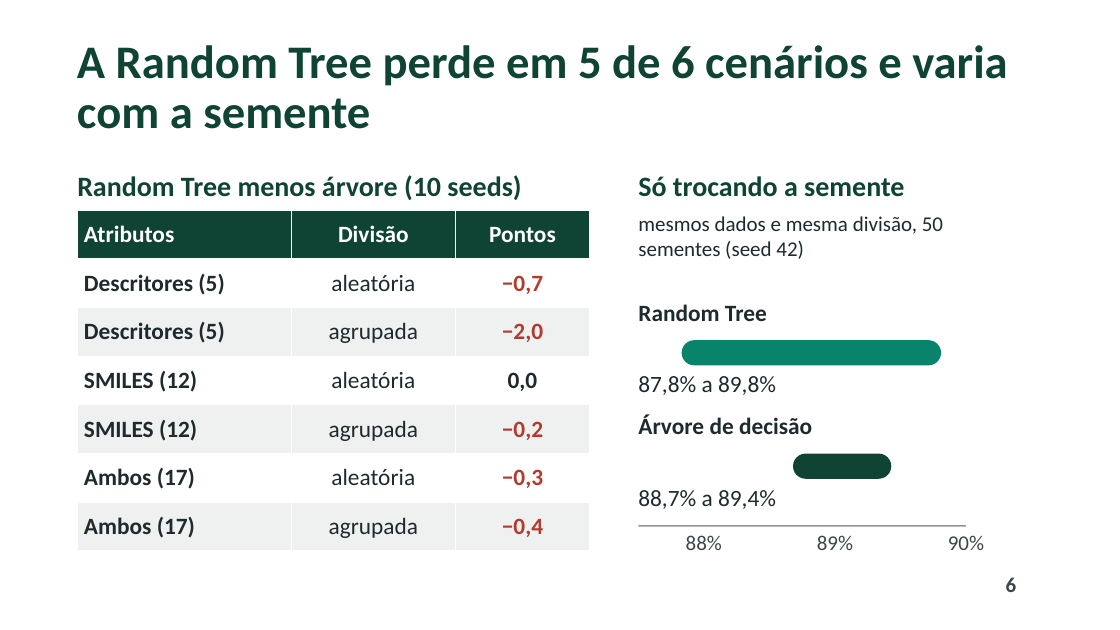
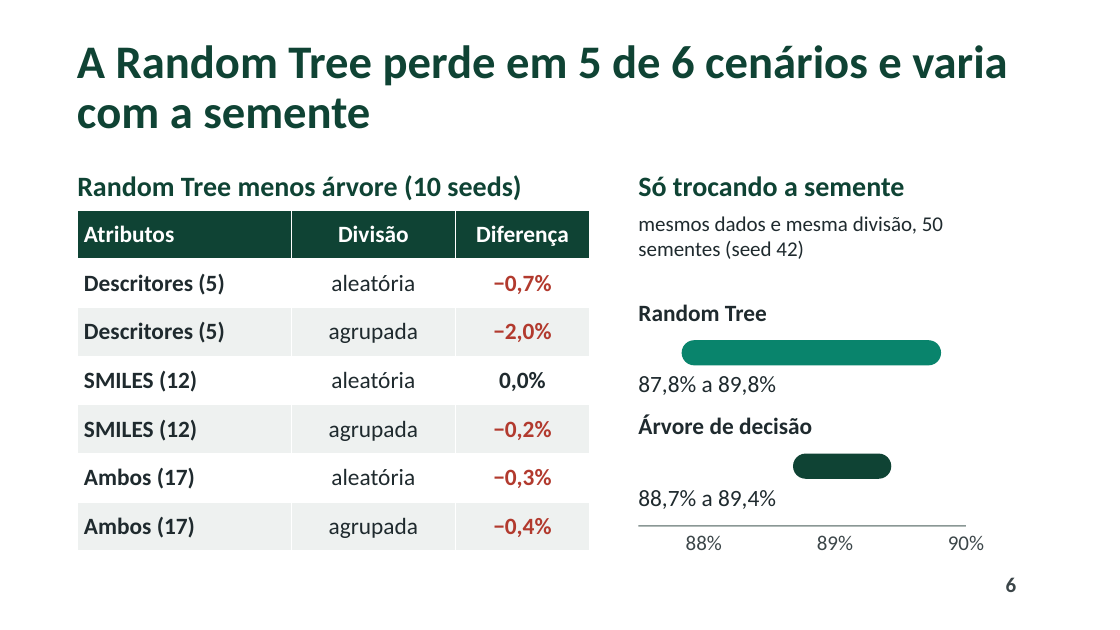
Before and after one commit to pumba-dev/machine-learning-practice, a slide deck: slide 6 of slides/apresentacao_random_tree.pptx. Drawn at 1120x630 pixels with LibreOffice and Linux fonts; fonts in the diff are those of the drawing; background and template pictures are left out. Boxes give left, top, right and bottom in pixels: in the first picture for what was removed or moved away, otherwise in the second. Text is boxed around its words. In the diff, an @@ line names an element or a change of style, - is before the commit and + after.

```diff
--- a/slides/apresentacao_random_tree.pptx
+++ b/slides/apresentacao_random_tree.pptx
@@ table at [77, 210, 590, 551] @@
-row 1, column 3: Pontos
+row 1, column 3: Diferença
-row 2, column 3: −0,7
+row 2, column 3: −0,7%
-row 3, column 3: −2,0
+row 3, column 3: −2,0%
-row 4, column 3: 0,0
+row 4, column 3: 0,0%
-row 5, column 3: −0,2
+row 5, column 3: −0,2%
-row 6, column 3: −0,3
+row 6, column 3: −0,3%
-row 7, column 3: −0,4
+row 7, column 3: −0,4%
```
Also in this commit, not shown: 5 other slides changed, 6 other files.
